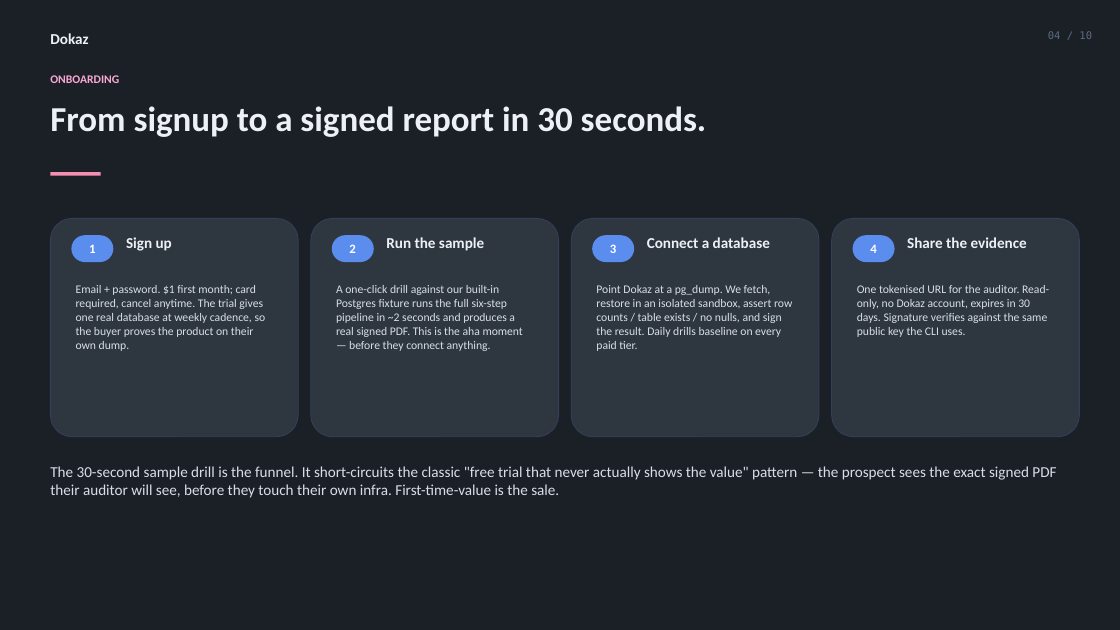
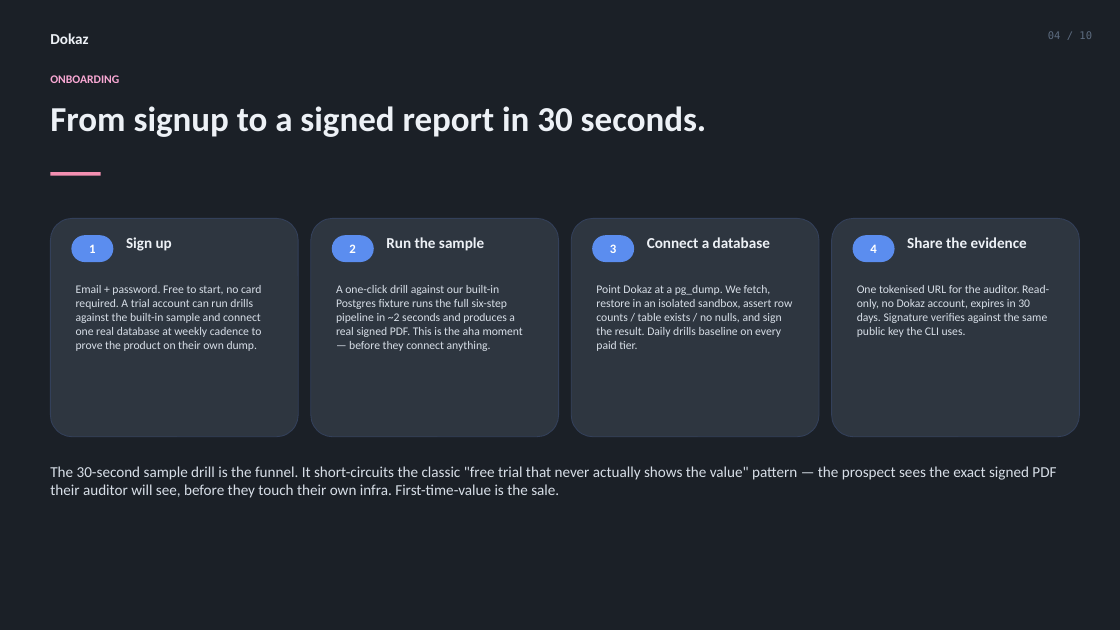
Before and after one commit to PreShotCome/Dokas, a slide deck: slide 4 of docs/presentations/Dokaz_Investor_Deck.pptx. Drawn at 1120x630 pixels with LibreOffice and Linux fonts; fonts in the diff are those of the drawing. Boxes give left, top, right and bottom in pixels: in the first picture for what was removed or moved away, otherwise in the second. Text is boxed around its words. In the diff, an @@ line names an element or a change of style, - is before the commit and + after.

```diff
--- a/docs/presentations/Dokaz_Investor_Deck.pptx
+++ b/docs/presentations/Dokaz_Investor_Deck.pptx
@@ text at bbox=[76, 285, 262, 351]: text changed @@
-Email + password. $1 first month; card required, cancel anytime. The trial gives one real database at weekly cadence, so the buyer proves the product on their own dump.
+Email + password. Free to start, no card required. A trial account can run drills against the built-in sample and connect one real database at weekly cadence to prove the product on their own dump.
```
Also in this commit, not shown: 1 other slide changed, 10 other files.
